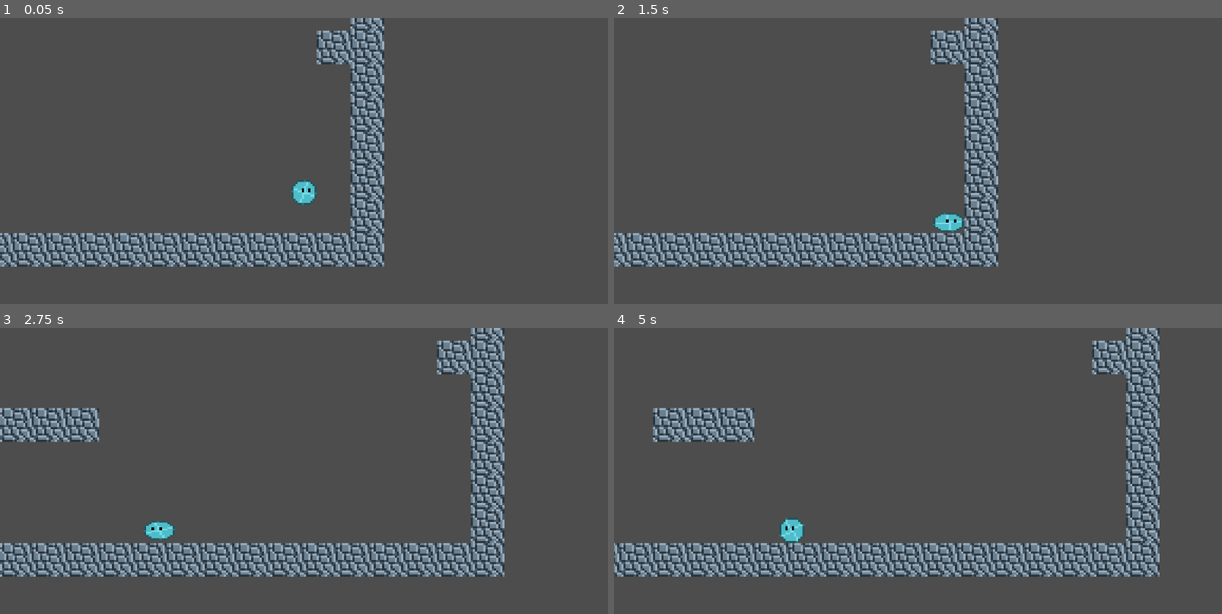
Above: before the commit, frames 1-4 (two rows, left to right).
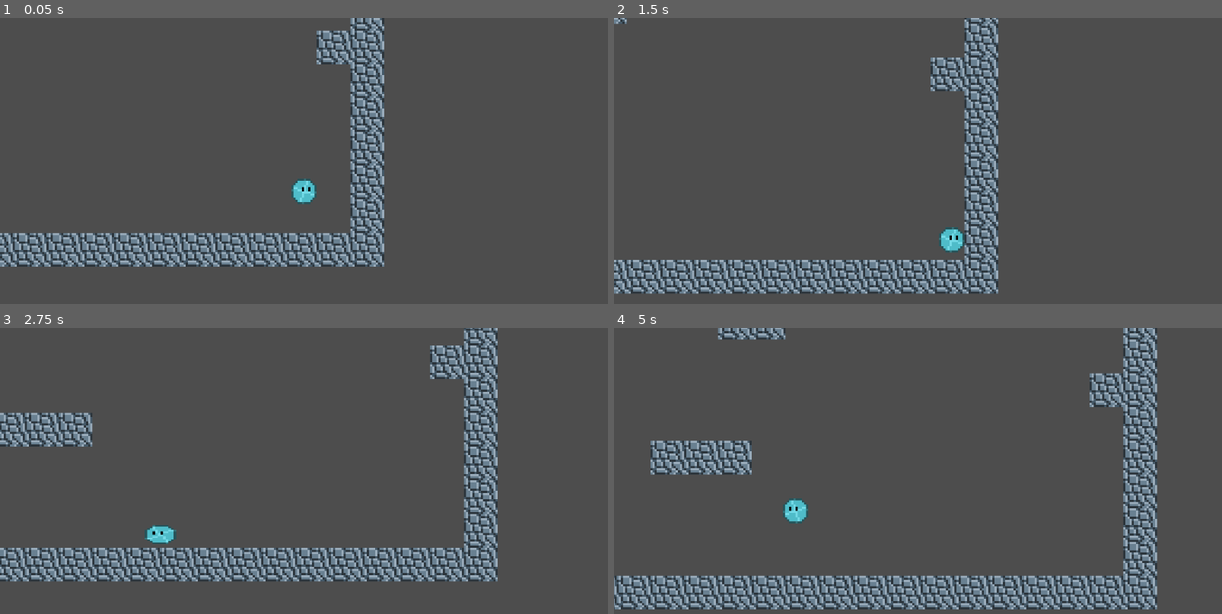
Above: after the commit, the same moments.

Repository: shuang1024/cavernix
Game: Godot game, scene res://scenes/main.tscn
The game is run twice, just before and just after one commit, with the same random seed, the same clock (stepped at 60 frames per second) and the same inputs.
Inputs:
- Up to frame 1 (0.05 s): no input
- Up to frame 2 (1.5 s): tap Enter at 0.5 s; hold D (right) from 0.53 s (still down); tap Space (boost) at 0.6, 1.35 s; tap W (jump) at 0.77 s
- Up to frame 3 (2.75 s): tap W (jump) at 1.52 s; release D (right) at 2.03 s; hold A (left) from 2.03 s (still down); hold Left (shoot_l) from 2.03 s (still down); tap Space (boost) at 2.3 s
- Up to frame 4 (5 s): release A (left) at 2.78 s; release Left (shoot_l) at 2.78 s; hold D (right) 2.78-4.28 s; tap Right (shoot_r) at 2.85 s; tap W (jump) at 3.02, 3.77, 4.52 s; tap Space (boost) at 3.05, 3.6, 4.35 s; hold A (left) from 4.28 s (still down)

The runs differ from the first frame. In frame 1, less than 0.1% of the frame differs, in the area x 47-53%, y 56-66%; in frame 2, 17%; in frame 3, 14%; in frame 4, 28%, in the area x 0-90%, y 0-99%.

Commit message:
Player reloads boost by landing.

Diff:
--- a/scripts/player.gd
+++ b/scripts/player.gd
@@ -1,8 +1,9 @@
 extends CharacterBody2D
 
 
-@export var speed = 125
+@export var speed = 110
 var boost = false
+var can_boost = true
 @export var boosted_speed = 250
 @export var jump_power = 250
 var jump_speed = -jump_power
@@ -11,7 +12,7 @@
 var frame = 0
 var delta_frame = 0
 
-var gravity = ProjectSettings.get_setting("physics/2d/default_gravity")
+var gravity = 700
 
 
 func _physics_process(delta):
@@ -20,10 +21,13 @@
 	if not is_on_floor():
 		velocity.y += gravity * delta
 
-	if Input.is_action_just_pressed("boost") and not boost:
+	if is_on_floor() and not can_boost:
+		can_boost = true
+	if Input.is_action_just_pressed("boost") and not boost and can_boost:
 		boost = true
+		can_boost = false
 		$BoostTimer.start()
-	if boost:
+	if boost and not is_on_wall():
 		velocity.y = 0
 		if direction == "r":
 			velocity.x = boosted_speed
@@ -64,7 +68,6 @@
 		if Input.is_action_just_pressed("jump") and is_on_floor():
 			velocity.y = jump_speed
 
-	print(velocity)
 	move_and_slide()
 
 
